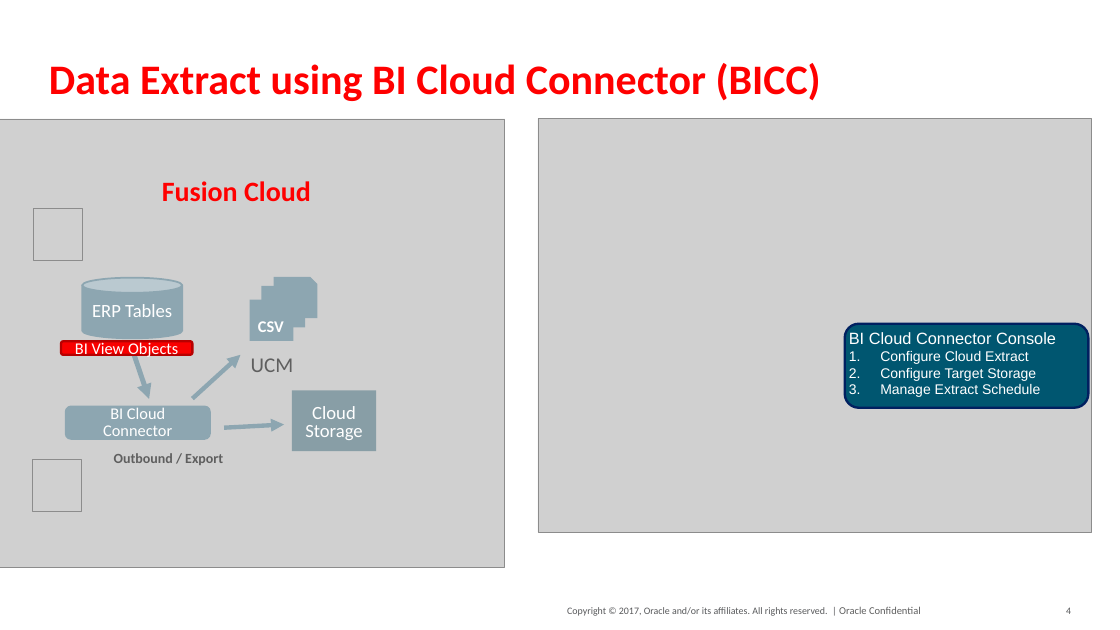
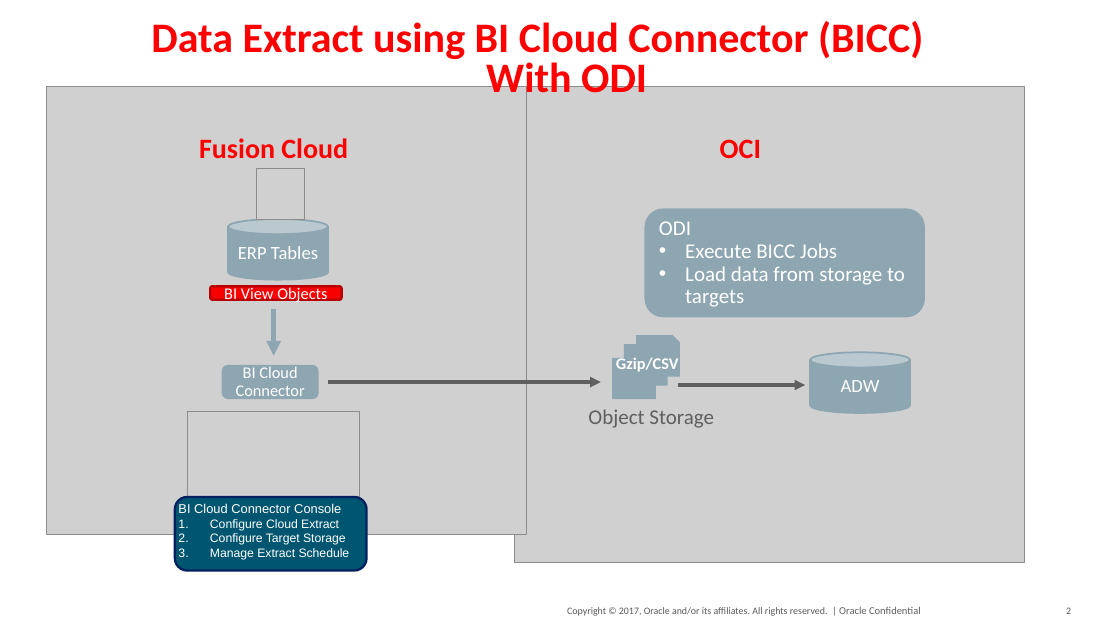
Before and after one commit to dgcameron/erpcloudextract, a slide deck: slide 2 of Architecture_Options_for_Fusion_Data_Extraction.pptx (slide 4 before the commit). Drawn at 1120x630 pixels with LibreOffice and Linux fonts; fonts in the diff are those of the drawing; grey boxes stand for pictures; background and template pictures are left out. Boxes give left, top, right and bottom in pixels: in the first picture for what was removed or moved away, otherwise in the second. Text is boxed around its words. In the diff, an @@ line names an element or a change of style, - is before the commit and + after.

```diff
--- a/Architecture_Options_for_Fusion_Data_Extraction.pptx
+++ b/Architecture_Options_for_Fusion_Data_Extraction.pptx
@@ text "Data Extract using BI Cloud ...": place and size @@
-text "Data Extract using BI Cloud ..." at <box>49,63,821,101</box>
+text "Data Extract using BI Cloud ..." at <box>151,21,923,103</box>
@@ text at <box>486,58,647,103</box>: paragraph added @@
+With ODI
@@ picture: place and size @@
-picture at <box>0,119,505,567</box>
+picture at <box>47,87,526,534</box>
@@ picture added at <box>515,87,1024,563</box> @@
@@ text "Fusion Cloud": place and size @@
-text "Fusion Cloud" at <box>162,181,311,201</box>
+text "Fusion Cloud" at <box>199,138,348,158</box>
@@ text added at <box>720,139,761,158</box>, 24 pt, text #FF0000, bold @@
+OCI
@@ picture: place and size @@
-picture at <box>34,209,82,260</box>
+picture at <box>256,169,305,220</box>
@@ rounded rectangle added at <box>645,209,924,317</box>, fill #8DA6B1, outline #8DA6B1 1.5 pt, 18 pt, text #FFFFFF @@
+ODI
+• Execute BICC Jobs
+• Load data from storage to targets
@@ cylinder "ERP Tables": place and size @@
-cylinder "ERP Tables" at <box>82,278,182,339</box>
+cylinder "ERP Tables" at <box>228,219,328,280</box>
@@ rounded rectangle "BI View Objects": place and size @@
-rounded rectangle "BI View Objects" at <box>61,341,192,355</box>
+rounded rectangle "BI View Objects" at <box>210,287,341,300</box>
@@ arrow moved from (134, 355) - (149, 399) to (274, 309) - (274, 356) @@
@@ arrow removed from (192, 399) to (240, 355) @@
@@ text removed at <box>251,358,294,372</box> @@
-UCM
@@ snip rect: place and size @@
-snip rect at <box>250,301,292,340</box>
+snip rect at <box>613,359,655,398</box>
@@ text at <box>616,356,679,372</box>: text changed @@
-CSV
+Gzip/CSV
@@ snip rect: place and size @@
-snip rect at <box>262,287,304,326</box>
+snip rect at <box>625,345,667,385</box>
@@ snip rect: place and size @@
-snip rect at <box>275,278,317,318</box>
+snip rect at <box>637,336,679,376</box>
@@ cylinder added at <box>810,352,910,413</box>, fill #8DA6B1, outline #8DA6B1 1.5 pt, 16 pt, text #FFFFFF @@
+ADW
@@ rounded rectangle "BI Cloud Connector": place and size @@
-rounded rectangle "BI Cloud Connector" at <box>66,407,210,439</box>
+rounded rectangle "BI Cloud Connector" at <box>223,365,318,398</box>
@@ arrow added from (329, 382) to (601, 382), #5F5F5F 3 pt @@
@@ arrow added from (678, 385) to (805, 385), #5F5F5F 3 pt @@
@@ picture: place and size @@
-picture at <box>538,118,1091,533</box>
+picture at <box>187,412,360,540</box>
@@ rectangle removed at <box>292,391,376,451</box> @@
-Cloud Storage
@@ text added at <box>588,409,714,428</box>, 18 pt, text #5F5F5F @@
+Object Storage
@@ arrow removed from (224, 428) to (284, 424) @@
@@ picture removed at <box>32,460,81,511</box> @@
@@ text removed at <box>114,453,223,465</box> @@
-Outbound / Export
@@ rounded rectangle "BI Cloud Connector Console": place and size @@
-rounded rectangle "BI Cloud Connector Console" at <box>844,323,1088,408</box>
+rounded rectangle "BI Cloud Connector Console" at <box>175,497,366,571</box>
@@ rounded rectangle "BI Cloud Connector Console" at <box>175,497,366,571</box>: size 14 to 11 pt in "BI Cloud Connector Console"; size 12 to 10.5 pt in "Configure Cloud Extract", "Configure Target Storage", "Manage Extract Schedule" @@
@@ page number at <box>1066,607,1071,614</box>: text changed @@
-4
+2
```
Also in this commit, not shown: 1 other slide changed, 8 slides removed, 1 other file.
